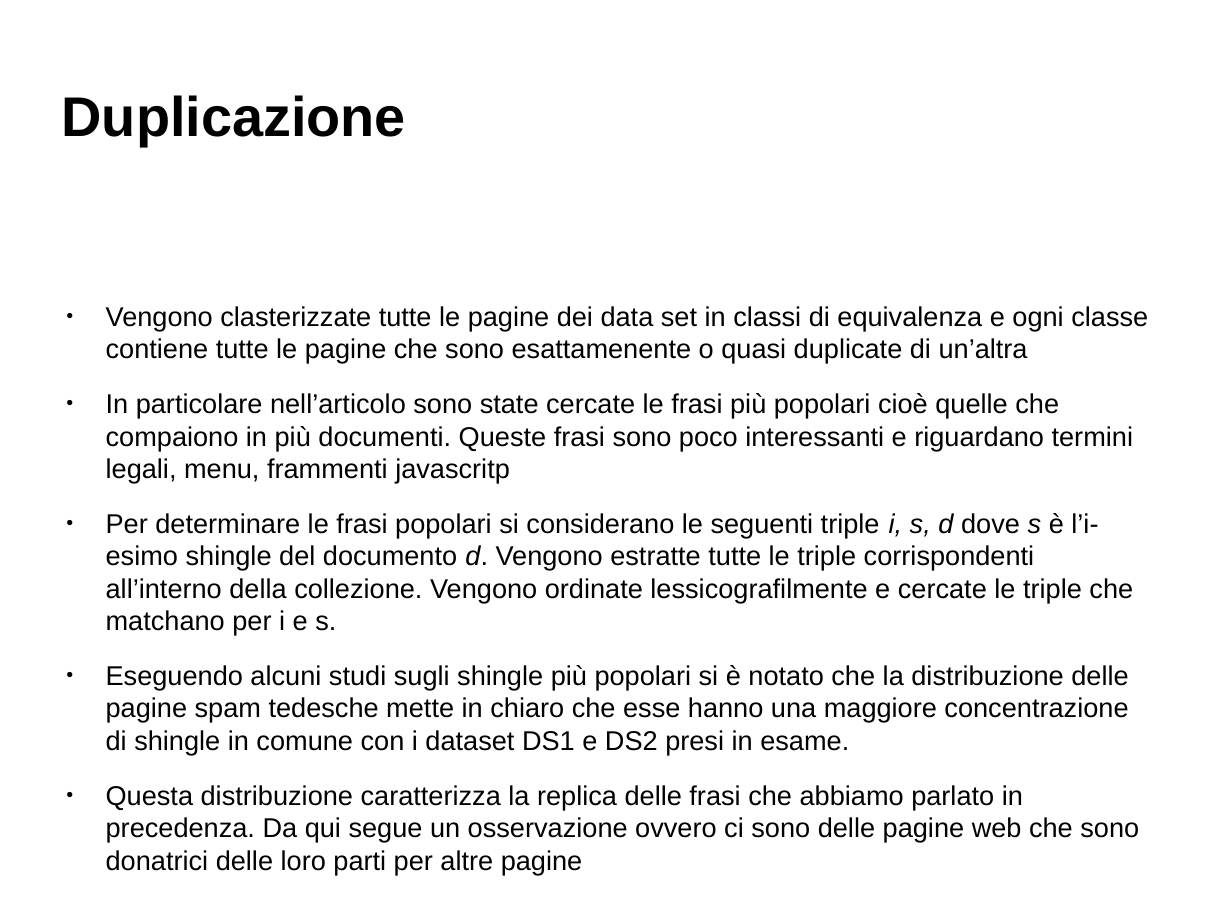
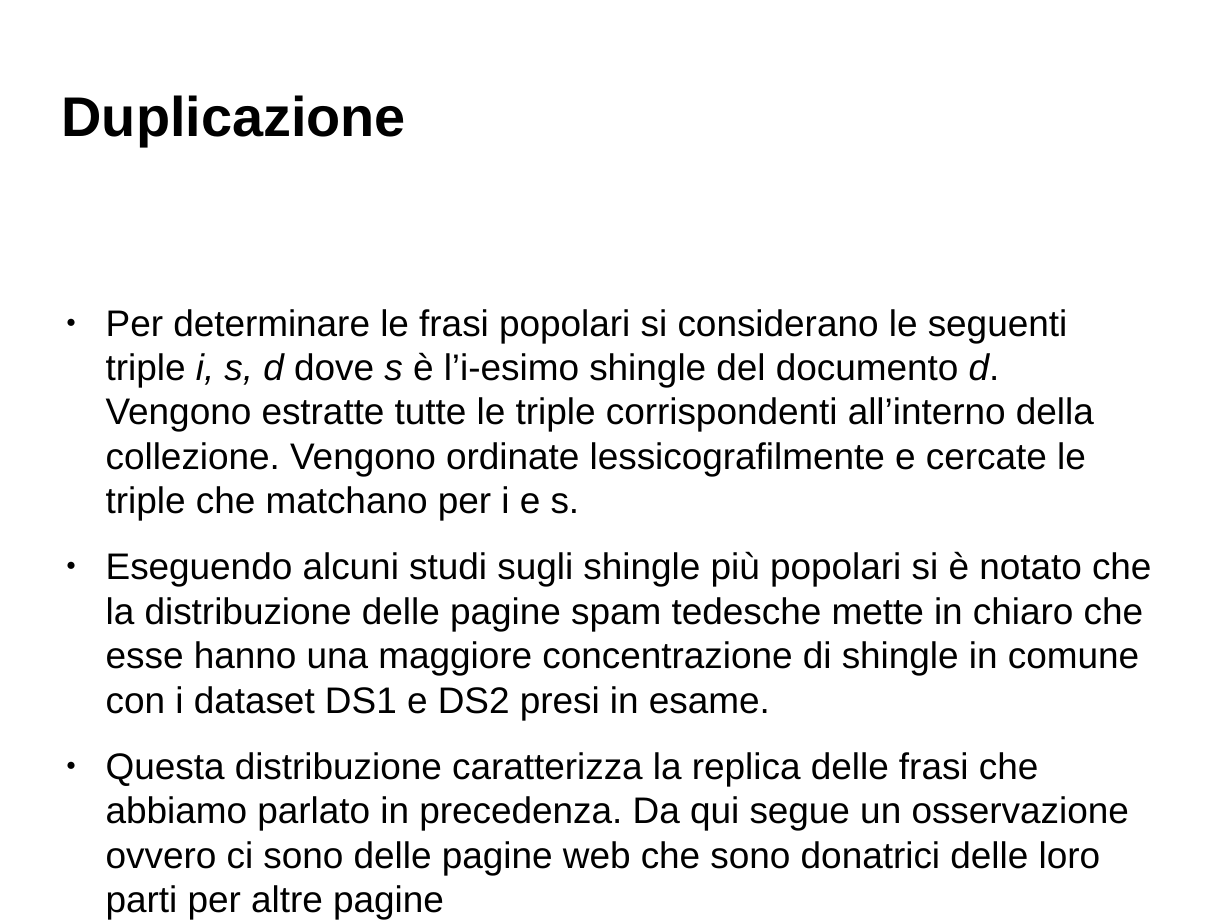
Before and after one commit to Toolanto/presentation, a slide deck: slide 31 of presentazione.odp (slide 28 before the commit). Drawn at 1232x924 pixels with LibreOffice and Linux fonts; fonts in the diff are those of the drawing; background and template pictures are left out. Boxes give left, top, right and bottom in pixels: in the first picture for what was removed or moved away, otherwise in the second. Text is boxed around its words. In the diff, an @@ line names an element or a change of style, - is before the commit and + after.

```diff
--- a/presentazione.odp
+++ b/presentazione.odp
@@ text "Per determinare le frasi popolari ..." at (x1=106, y1=309, x2=1152, y2=919): size 17.5 to 23.8 pt @@
@@ text at (x1=106, y1=306, x2=1148, y2=483): paragraphs removed @@
-● Vengono clasterizzate tutte le pagine dei data set in classi di equivalenza e ogni classe contiene tutte le pagine che sono esattamenente o quasi duplicate di un’altra
-● In particolare nell’articolo sono state cercate le frasi più popolari cioè quelle che compaiono in più documenti. Queste frasi sono poco interessanti e riguardano termini legali, menu, frammenti javascritp
```
Also in this commit, not shown: 7 other slides changed, 3 slides added, 1 slide removed.
